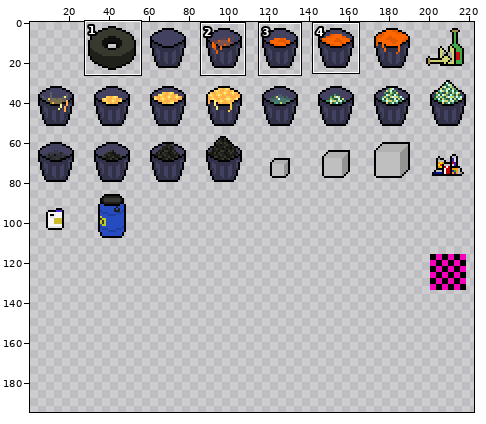
Two versions of one sprite sheet, assets/items.png. Above, an overview of the earlier version with the close-up marked.
Close-up. First the earlier version:
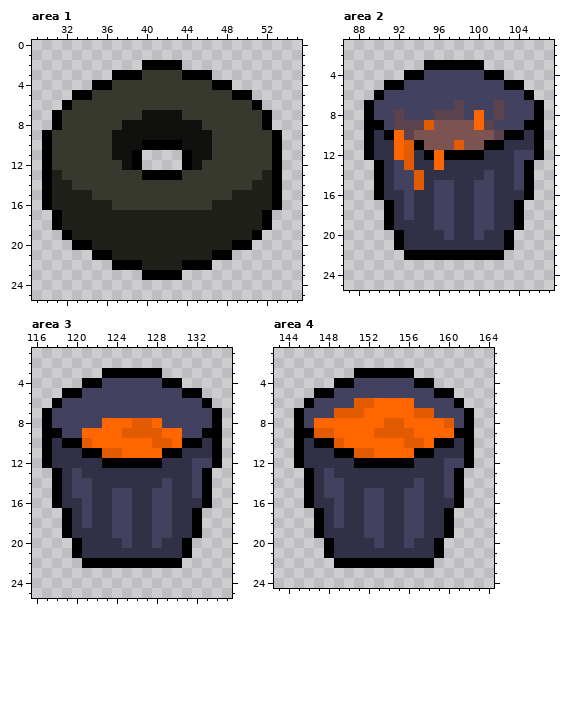
The file is 448x280 pixels, drawn in blocks of 2x2; one block is one cell here. Colours within 5 levels of each other are drawn and written as one. Shown: area 1: x 29..55, y 0..25; area 2: x 87..107, y 1..25; area 3: x 116..135, y 1..25; area 4: x 143..164, y 1..24. The old version is drawn lined up with the new one, on the new canvas. The wide view leaves out empty margins. The commit also changed other parts of the picture, which this record leaves out.
And afterwards:
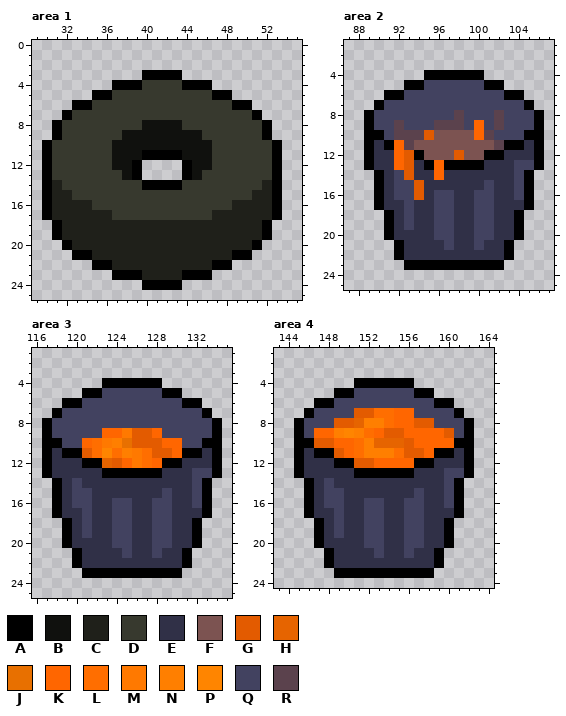
Palette (. is transparent): A #000000  B #10110e  C #1f201a  D #37392e  E #303047  F #7c5351  G #e35b00  H #e66400  J #e87000  K #ff6600  L #ff6e00  M #ff7900  N #ff7f00  P #ff8500  Q #424260  R #5b424d
From old to new:
canvas 224x140 -> 224x196, the old top-left corner now at 0,-1 (the part of the old canvas that was cut away was empty and is not shown)
Changed rows in their new state; - is an unchanged pixel.
Area 1:
first column x 30:
 2 ----------....----------
 3 -------...AAAA...-------
 4 -----..AAA----AAA..-----
 5 ---..AA----------AA..---
 6 --.AA--------------AA.--
 7 -.A-------DDDD-------A.-
 8 --------DD----DD--------
 9 .A-----D--------D-----A.
10 ----------BBBB----------
11 ---------BAAAAB---------
12 -------B--------B-------
13 -D------BA....AB------D-
14 --D-------AAAA-------D--
15 ---DD--------------DD---
16 -----DD----------DD-----
17 AC-----DDDDDDDDDD-----CA
19 -AC------------------CA-
20 --ACC--------------CCA--
21 ---AACC----------CCAA---
22 -----AACCC----CCCAA-----
23 -------AAACCCCAAA-------
24 ----------AAAA----------
Area 2:
first column x 89:
 3 ------......------
 4 ----..AAAAAA..----
 5 --..AA------AA..--
 6 -.AA----------AA.-
 7 .A-------Q---Q--A.
 8 ---Q---QQ--Q------
 9 -Q--QQQRRRQ-QR--Q-
10 -AQR-RG----KRQQQA-
11 --A-RF---F--FRAA--
12 -----AFFFGFFAA-EE-
13 AE-K--A-AAAA----QA
14 ----GE-K----E-----
15 -------EE--E------
16 ---Q-G---------Q--
17 -AE------------EA-
19 ----Q-------------
20 --AE---Q----Q-EA--
21 --------Q--Q------
22 ---AEEEEEEEEEEA---
23 ----AAAAAAAAAA----
Area 3:
first column x 117:
 3 ------......------
 4 ----..AAAAAA..----
 5 --..AA------AA..--
 6 -.AA----------AA.-
 7 .A--------------A.
 8 ------QQQQQQ------
 9 -Q--QQ--M--KQQ--Q-
10 -AQQKLMNJGG-K-QQA-
11 --AAGLPLNMLGGKAA--
12 ----AAHGKMLKAA-EE-
13 AE-E--AAAAAA----QA
14 ----E-------E-----
15 -------EE--E------
16 ---Q-----------Q--
17 -AE------------EA-
19 ----Q-------------
20 --AE---Q----Q-EA--
21 --------Q--Q------
22 ---AEEEEEEEEEEA---
23 ----AAAAAAAAAA----
Area 4:
first column x 145:
 3 ------......------
 4 ----..AAAAAA..----
 5 --..AA------AA..--
 6 -.AA--QQQQQQ--AA.-
 7 .A--QQ-GLL--QQ--A.
 8 --QQGGHNNLK-GGQQ--
 9 -QKKNPNLK--K---GQ-
10 -AGGK-LNHHH-K-KKA-
11 --AAGKLNNNLGGKAA--
12 ----AAGGKKKKAA-EE-
13 AE-E--AAAAAA----QA
14 ----E-------E-----
15 -------EE--E------
16 ---Q-----------Q--
17 -AE------------EA-
19 ----Q-------------
20 --AE---Q----Q-EA--
21 --------Q--Q------
22 ---AEEEEEEEEEEA---
23 ----AAAAAAAAAA----
